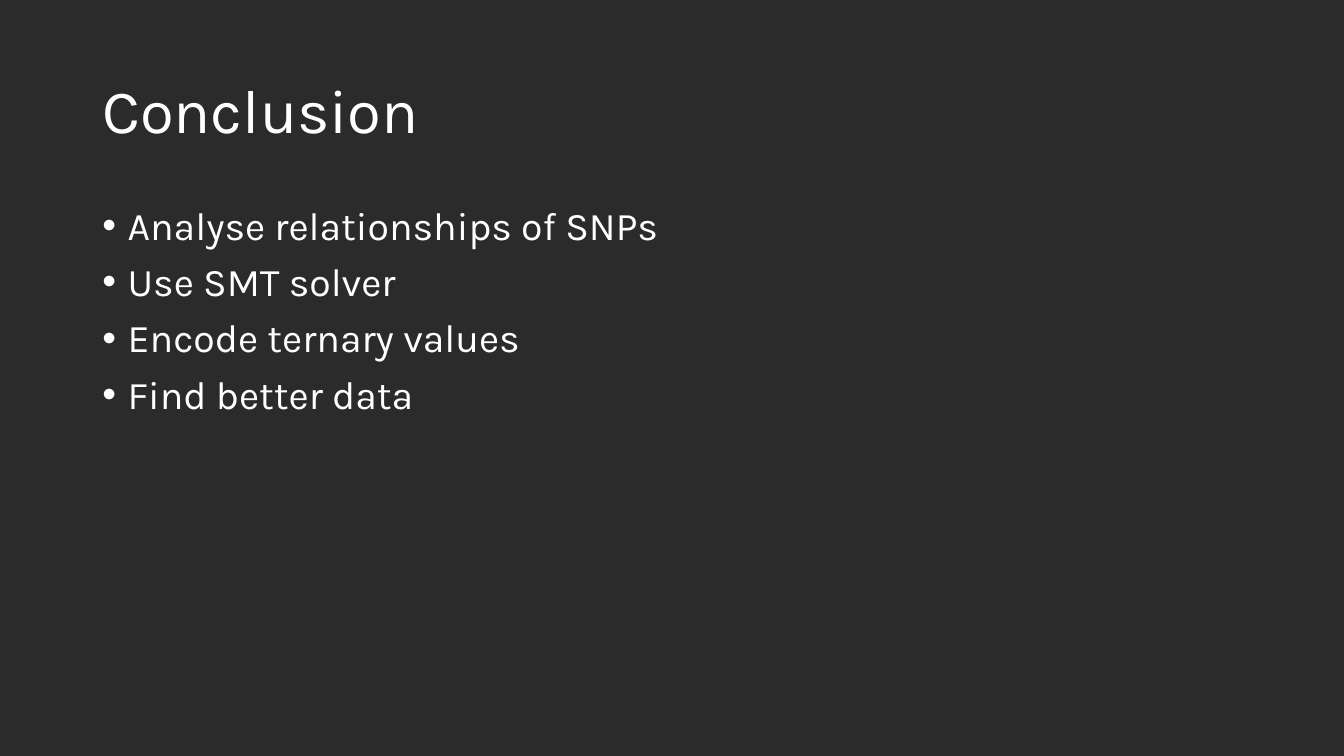
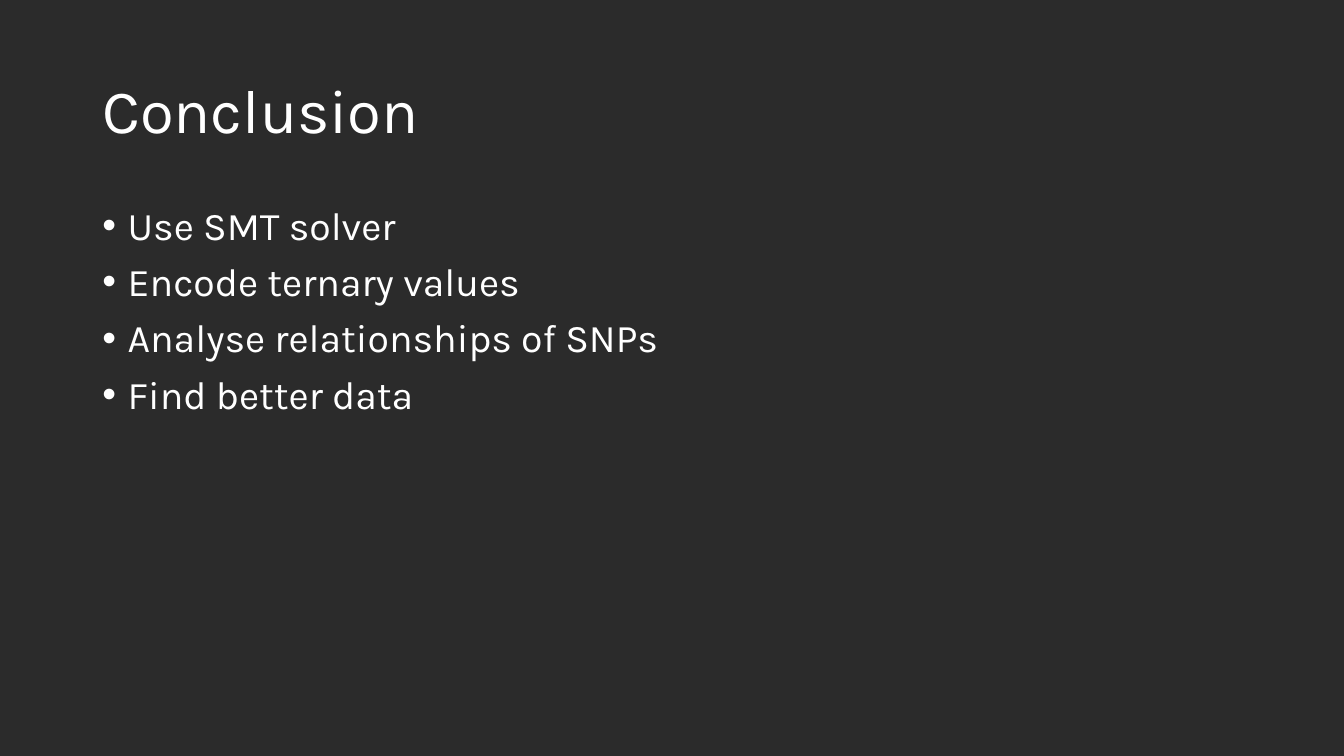
Before and after one commit to us-ja/GWAS_Internship_2025, a slide deck: slide 17 of Presentation/End_of_internship.pptx. Drawn at 1344x756 pixels with LibreOffice and Linux fonts; fonts in the diff are those of the drawing; background and template pictures are left out; a plain dark background stands for a picture behind light text. Boxes give left, top, right and bottom in pixels: in the first picture for what was removed or moved away, otherwise in the second. Text is boxed around its words. In the diff, an @@ line names an element or a change of style, - is before the commit and + after.

Commit message:
finish presentation

```diff
--- a/Presentation/End_of_internship.pptx
+++ b/Presentation/End_of_internship.pptx
@@ text at [128, 213, 658, 250]: paragraph removed @@
-• Analyse relationships of SNPs
@@ text at [128, 325, 658, 362]: paragraph added @@
+• Analyse relationships of SNPs
```
Also in this commit, not shown: 1 other slide changed.
